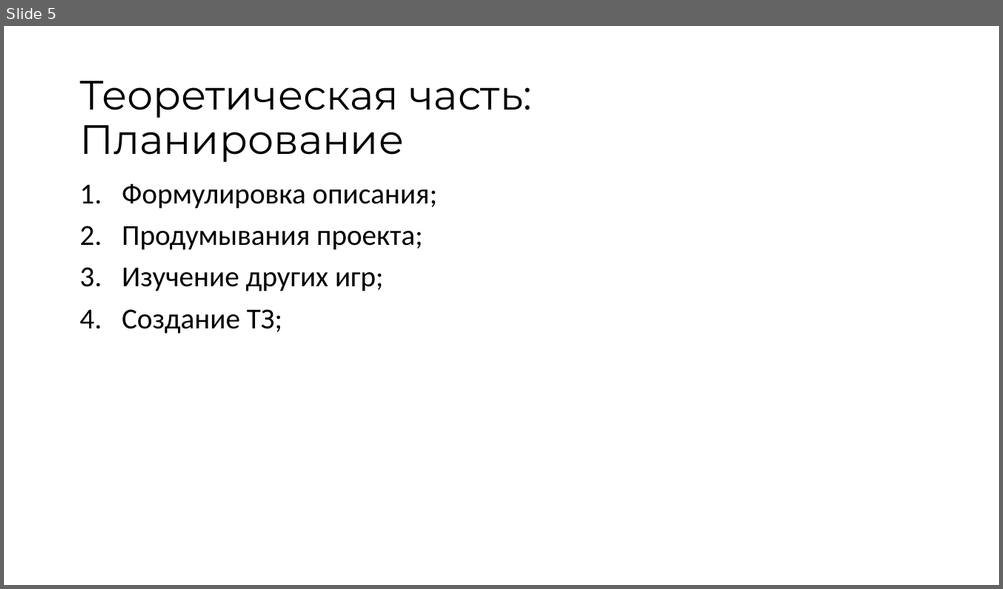
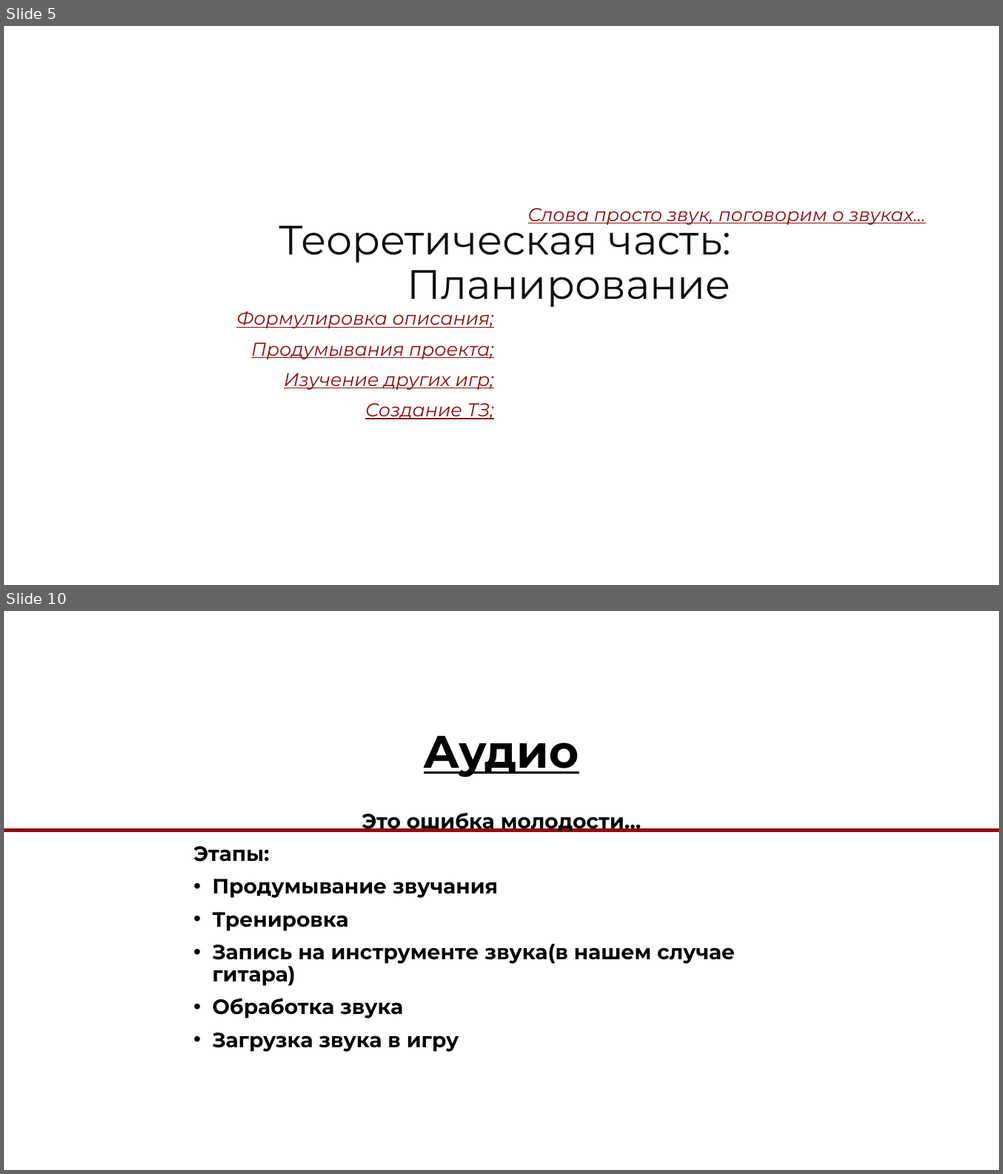
Before and after one commit to Batonchi/gameProject, a slide deck: проект ял2.pptx. Shown one above the other, each under a label of ours: slide 5 before the commit, slides 5 and 10 after it; the slides between them are not shown. The pictures are 1003x589 and 1003x1174 pixels, drawn with LibreOffice and Linux fonts; fonts in the diff are those of the drawing. Boxes give left, top, right and bottom in pixels: in the first picture for what was removed or moved away, otherwise in the second. Text is boxed around its words. In the diff, an @@ line names an element or a change of style, - is before the commit and + after.

```diff
--- a/проект ял2.pptx
+++ b/проект ял2.pptx
@@ slide 10 added at (x1=4, y1=611, x2=999, y2=1170), background #FFFFFF @@
@@ title added at (x1=424, y1=736, x2=579, y2=777), 44 pt, text #000000, bold, underline @@
+Аудио
@@ line added from (4, 830) to (999, 830), #8F0F0F 3.25 pt @@
@@ text added at (x1=193, y1=812, x2=734, y2=1052), 20 pt, text #000000, bold @@
+Это ошибка молодости…
+Этапы:
+• Продумывание звучания
+• Тренировка
+• Запись на инструменте звука(в нашем случае гитара)
+• Обработка звука
+• Загрузка звука в игру
@@ slide 5 changed as well @@
@@ title "Теоретическая часть: Планирование" moved from (x1=79, y1=81, x2=532, y2=162) to (x1=279, y1=215, x2=731, y2=307) @@
@@ title "Теоретическая часть: Планирование" at (x1=279, y1=215, x2=731, y2=307): text colour #000000 to #0D0D0D; alignment left to right @@
@@ text added at (x1=528, y1=208, x2=925, y2=225), 18 pt, text #8F0F0F, italic, underline @@
+Слова просто звук, поговорим о звуках…
@@ text "Формулировка описания;" moved from (x1=122, y1=184, x2=438, y2=334) to (x1=236, y1=311, x2=494, y2=420) @@
@@ text "Формулировка описания;" at (x1=236, y1=311, x2=494, y2=420): size 28 to 18 pt, font Calibri to Montserrat, text colour #000000 to #8F0F0F, italic on, underline on; alignment left to right; bullet 1. to none @@
```
Also in this commit, not shown: 6 other slides changed, 3 other slides added, 4 slides removed, 1 other file.
